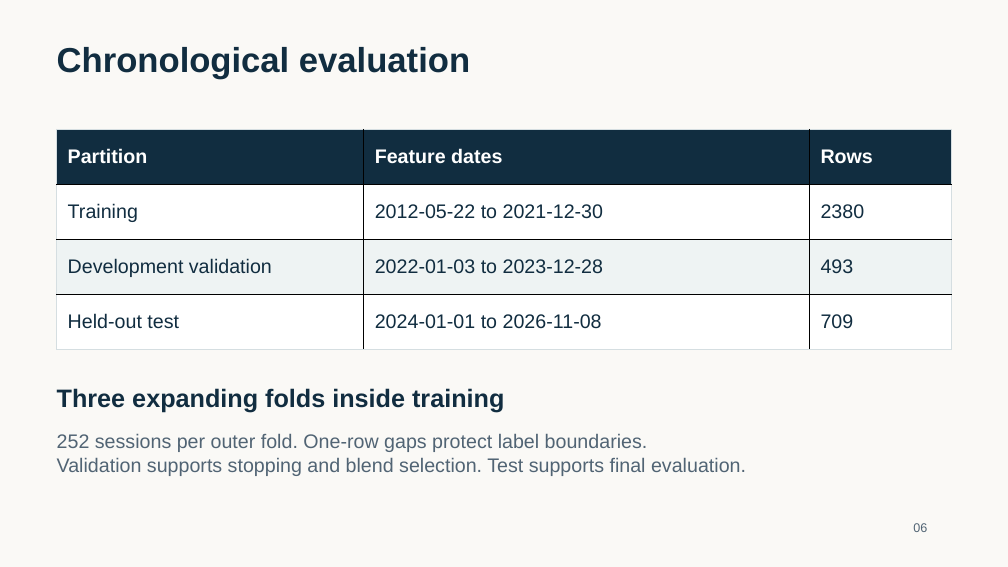
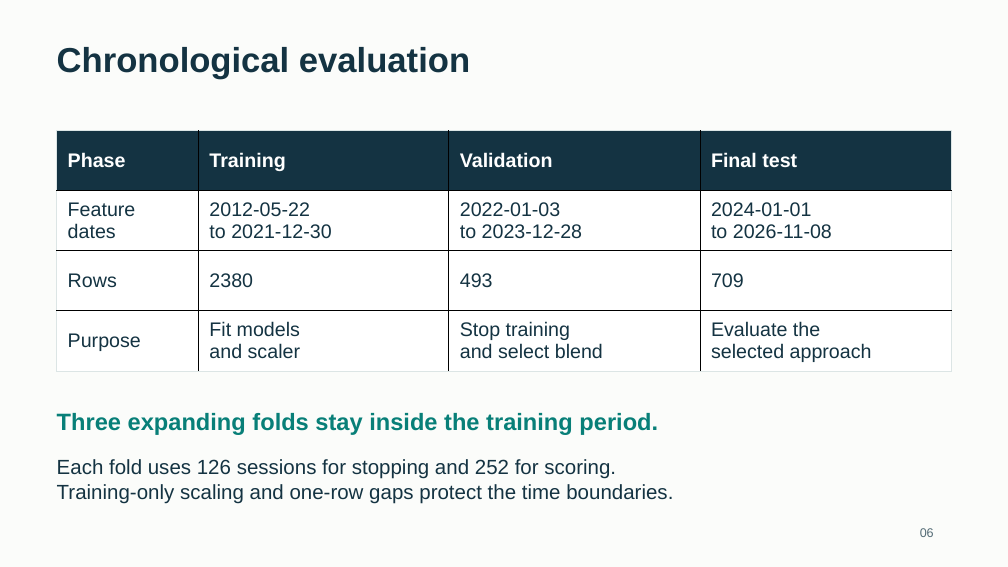
Before and after one commit to Darshansg76/Team12-Nifty-Commodities-Return-Prediction, a slide deck: slide 6 of deliverables/Team_12_Presentation.pptx. Drawn at 1008x567 pixels with LibreOffice and Linux fonts; fonts in the diff are those of the drawing. Boxes give left, top, right and bottom in pixels: in the first picture for what was removed or moved away, otherwise in the second. Text is boxed around its words. In the diff, an @@ line names an element or a change of style, - is before the commit and + after.

```diff
--- a/deliverables/Team_12_Presentation.pptx
+++ b/deliverables/Team_12_Presentation.pptx
@@ background #FAF9F6 to #FBFCFA @@
@@ table at (57, 131, 951, 371) @@
-column 1: Partition | Training | Development validation | Held-out test
-column 2: Feature dates | 2012-05-22 to 2021-12-30 | 2022-01-03 to 2023-12-28 | 2024-01-01 to 2026-11-08
-column 3: Rows | 2380 | 493 | 709
+column 1: Phase | Feature dates | Rows | Purpose
+column 2: Training | 2012-05-22 / to 2021-12-30 | 2380 | Fit models / and scaler
+column 3: Validation | 2022-01-03 / to 2023-12-28 | 493 | Stop training / and select blend
+column 4: Final test | 2024-01-01 / to 2026-11-08 | 709 | Evaluate the / selected approach
@@ text at (57, 413, 658, 435): text changed; size 24 to 22.5 pt; text colour #112D40 to #087F78 @@
-Three expanding folds inside training
+Three expanding folds stay inside the training period.
@@ text at (57, 459, 673, 504): text changed; size 18.8 to 19.5 pt; text colour #516474 to #143342 @@
-252 sessions per outer fold. One-row gaps protect label boundaries.
-Validation supports stopping and blend selection. Test supports final evaluation.
+Each fold uses 126 sessions for stopping and 252 for scoring.
+Training-only scaling and one-row gaps protect the time boundaries.
@@ text "06": place and size @@
-text "06" at (913, 523, 927, 532)
+text "06" at (920, 528, 934, 537)
@@ text "06" at (920, 528, 934, 537): text colour #516474 to #536B75 @@
```
Also in this commit, not shown: 5 other slides changed, 10 slides added, 10 slides removed, 4 other files.
